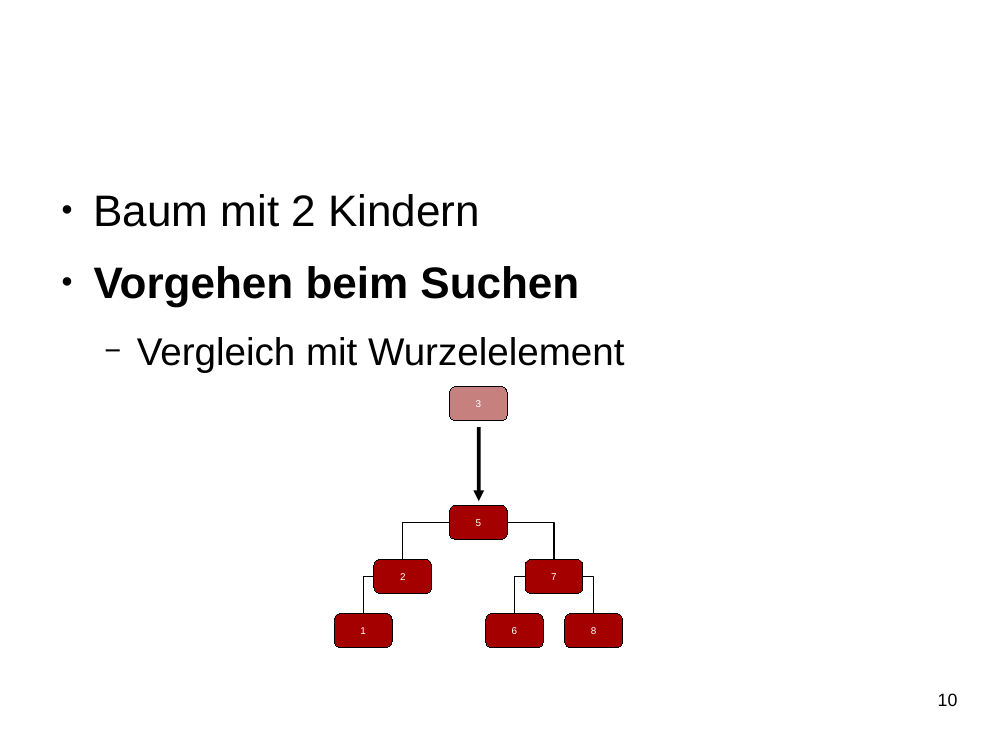
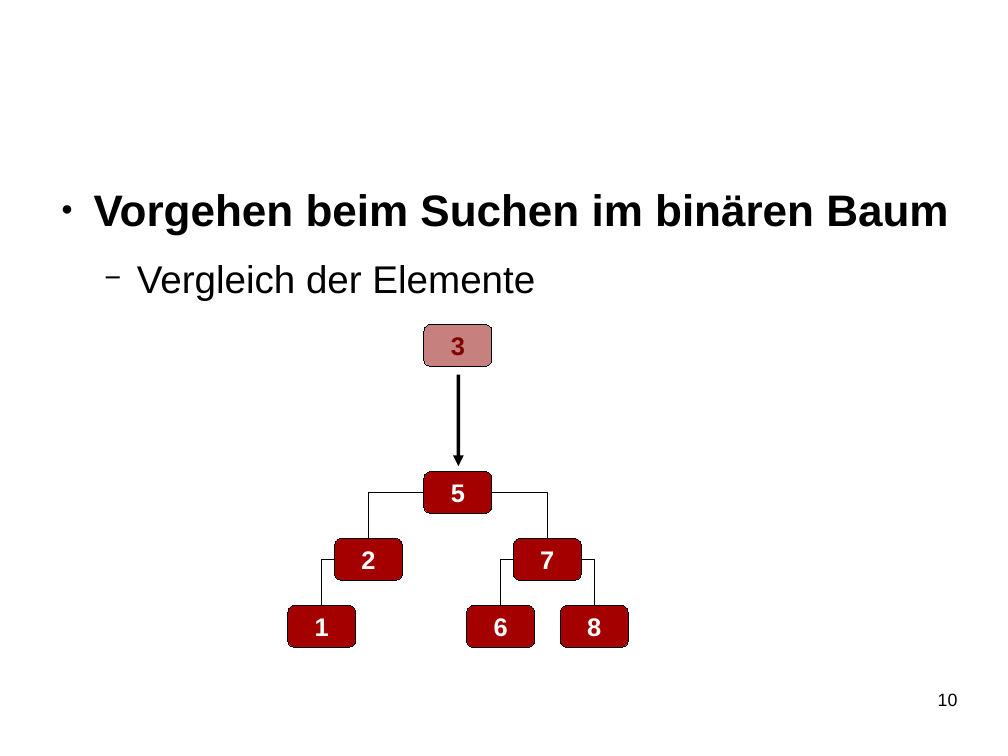
Before and after one commit to SeminararbeitCFS/main, a slide deck: slide 10 of vortrag/vortrag_CFS.odp. Drawn at 1008x756 pixels with LibreOffice and Linux fonts; fonts in the diff are those of the drawing; background and template pictures are left out. Boxes give left, top, right and bottom in pixels: in the first picture for what was removed or moved away, otherwise in the second. Text is boxed around its words. In the diff, an @@ line names an element or a change of style, - is before the commit and + after.

```diff
--- a/vortrag/vortrag_CFS.odp
+++ b/vortrag/vortrag_CFS.odp
@@ text at (94, 194, 948, 300): text changed; bold on @@
-● Baum mit 2 Kindern
-● Vorgehen beim Suchen
-  − Vergleich mit Wurzelelement
+● Vorgehen beim Suchen im binären Baum
+  − Vergleich der Elemente
@@ rounded rectangle "3": place and size @@
-rounded rectangle "3" at (450, 387, 508, 421)
+rounded rectangle "3" at (424, 325, 492, 367)
@@ rounded rectangle "3" at (424, 325, 492, 367): size 7.8 to 20 pt, text colour #FFFFFF to #800000, bold on @@
@@ arrow moved from (479, 427) - (479, 501) to (458, 375) - (458, 466) @@
@@ size 7.8 to 20 pt, bold on in 6 elements at (561, 606, 628, 648), (466, 606, 535, 648), (513, 539, 581, 581), (288, 606, 356, 648), (335, 539, 402, 581), (424, 471, 492, 513) @@
@@ rounded rectangle "5": place and size @@
-rounded rectangle "5" at (450, 506, 508, 540)
+rounded rectangle "5" at (424, 471, 492, 513)
@@ elbow line moved from (450, 522) - (403, 560) to (424, 492) - (369, 539) @@
@@ elbow line moved from (508, 522) - (554, 560) to (492, 492) - (548, 539) @@
@@ rounded rectangle "2": place and size @@
-rounded rectangle "2" at (374, 560, 432, 594)
+rounded rectangle "2" at (335, 539, 402, 581)
@@ rounded rectangle "7": place and size @@
-rounded rectangle "7" at (525, 560, 583, 594)
+rounded rectangle "7" at (513, 539, 581, 581)
@@ elbow line moved from (374, 576) - (363, 614) to (335, 560) - (322, 606) @@
@@ elbow line moved from (525, 576) - (515, 614) to (513, 560) - (501, 606) @@
@@ elbow line moved from (583, 576) - (594, 614) to (582, 560) - (595, 606) @@
@@ rounded rectangle "1": place and size @@
-rounded rectangle "1" at (335, 614, 392, 648)
+rounded rectangle "1" at (288, 606, 356, 648)
@@ rounded rectangle "6": place and size @@
-rounded rectangle "6" at (486, 614, 543, 648)
+rounded rectangle "6" at (466, 606, 535, 648)
@@ rounded rectangle "8": place and size @@
-rounded rectangle "8" at (565, 614, 623, 648)
+rounded rectangle "8" at (561, 606, 628, 648)
```
Also in this commit, not shown: 5 other slides changed, 2 slides added, 3 slides removed.
